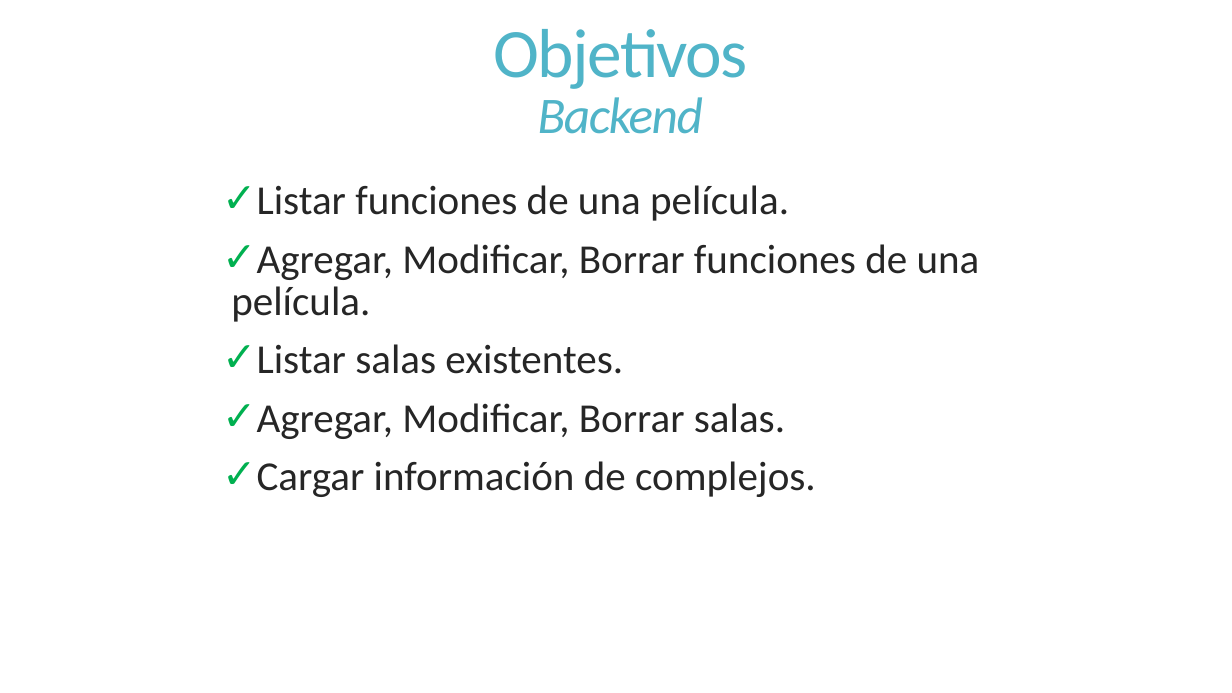
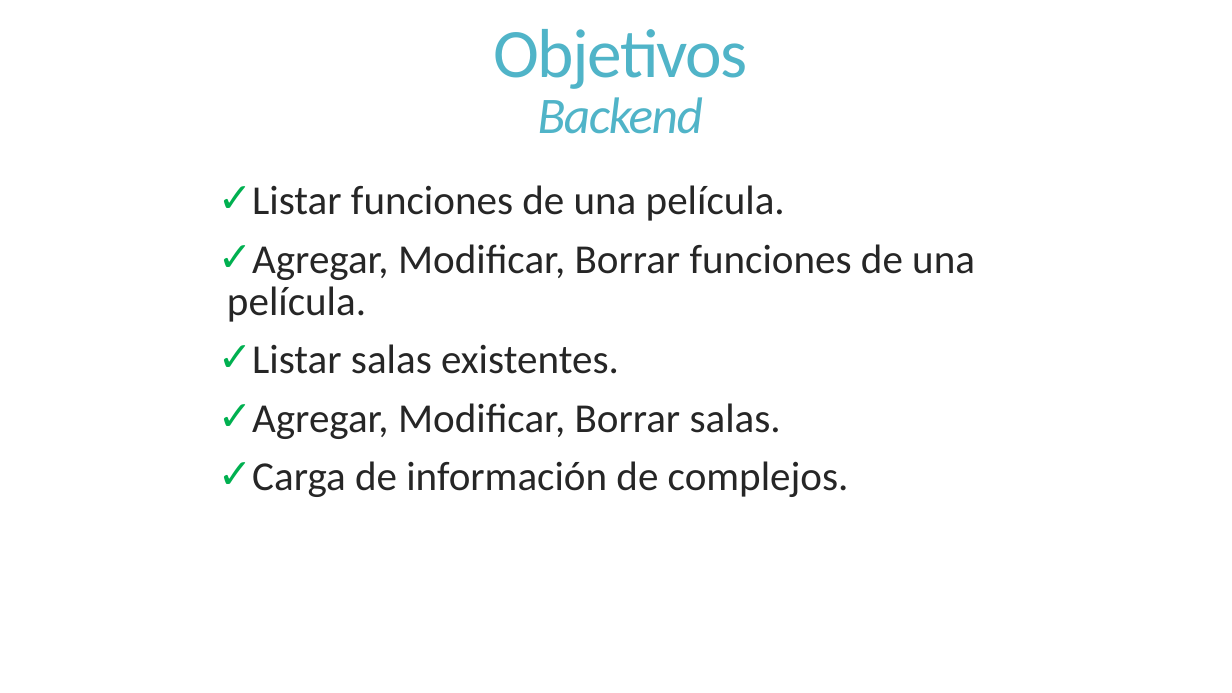
Before and after one commit to dschenkelman/a-malazan-wolvering, a slide deck: slide 3 of docs/Reuniones/Sprint 3/Informe de Avance/2013-10-14-InformedeAvance.pptx. Drawn at 1232x693 pixels with LibreOffice and Linux fonts; fonts in the diff are those of the drawing. Boxes give left, top, right and bottom in pixels: in the first picture for what was removed or moved away, otherwise in the second. Text is boxed around its words. In the diff, an @@ line names an element or a change of style, - is before the commit and + after.

```diff
--- a/docs/Reuniones/Sprint 3/Informe de Avance/2013-10-14-InformedeAvance.pptx
+++ b/docs/Reuniones/Sprint 3/Informe de Avance/2013-10-14-InformedeAvance.pptx
@@ text at bbox=[252, 461, 849, 497]: text changed @@
-✓ Cargar información de complejos.
+✓ Carga de información de complejos.
```
Also in this commit, not shown: 1 other slide changed, 5 slides added, 1 slide removed, 1 other file.
